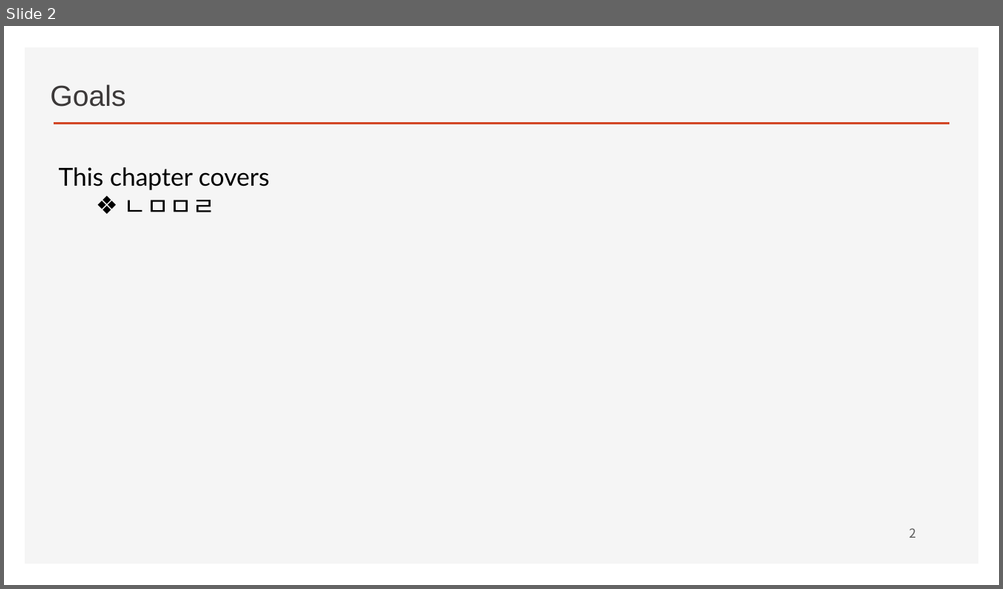
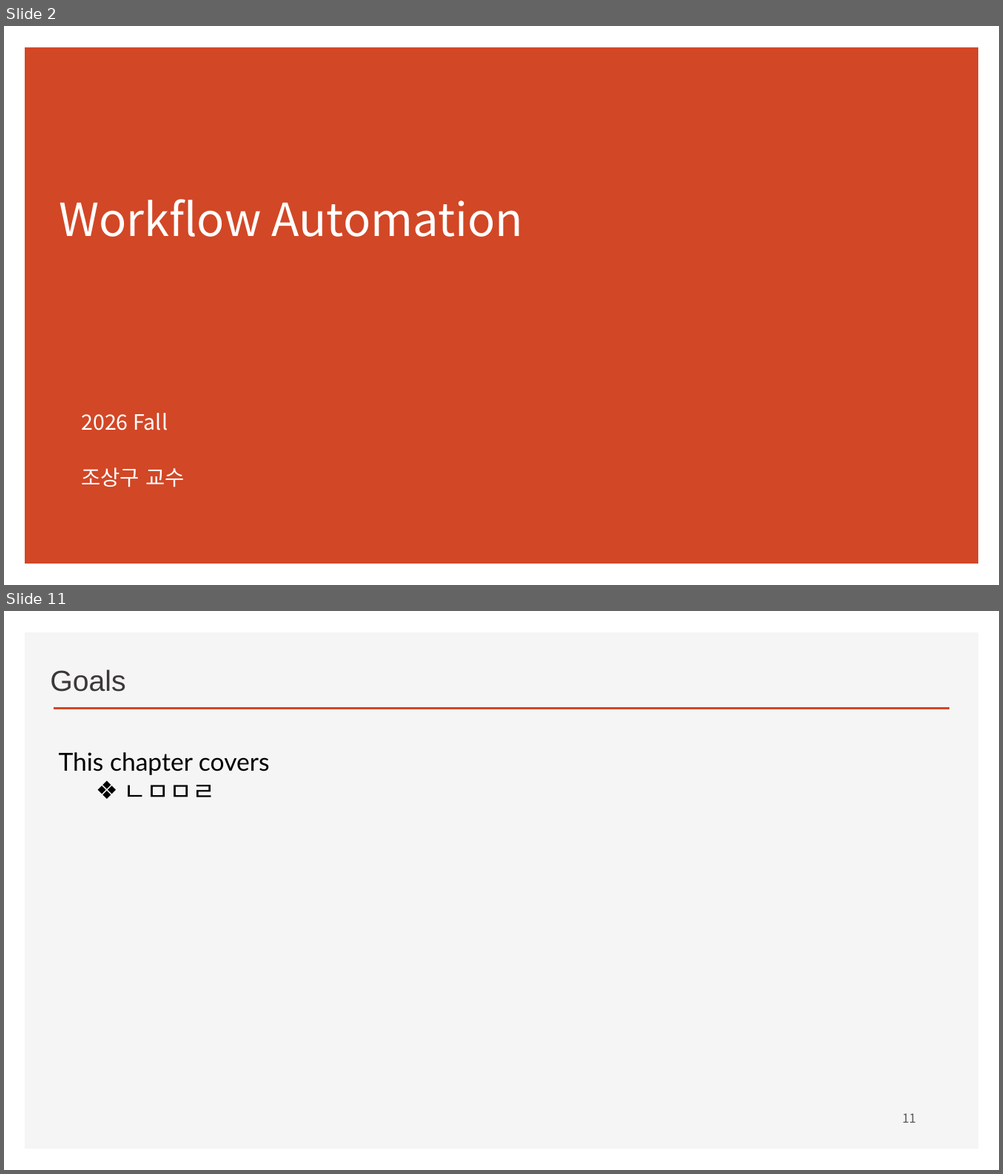
Before and after one commit to ancestor9/2026_Fall_Workflow-with-AI-Agent, a slide deck: 01_Workflow with AI Agent.pptx. Shown one above the other, each under a label of ours: slide 2 before the commit, slides 2 and 11 after it; the slides between them are not shown. The pictures are 1003x589 and 1003x1174 pixels, drawn with LibreOffice and Linux fonts; fonts in the diff are those of the drawing; background and template pictures are left out. Boxes give left, top, right and bottom in pixels: in the first picture for what was removed or moved away, otherwise in the second. Text is boxed around its words. In the diff, an @@ line names an element or a change of style, - is before the commit and + after.

```diff
--- a/01_Workflow with AI Agent.pptx
+++ b/01_Workflow with AI Agent.pptx
@@ slide 2 added at <box>4,26,999,585</box>, background #FFFFFF @@
@@ rectangle added at <box>25,47,979,565</box>, fill #D24726 @@
@@ title added at <box>59,199,523,237</box>, 44 pt, text #FFFFFF @@
+Workflow Automation
@@ text added at <box>81,413,185,488</box>, 20.4 pt, text #FFFFFF @@
+2026 Fall
+조상구 교수
@@ what was slide 2 is now slide 11 @@
@@ page number at <box>902,1113,916,1123</box>: text changed @@
-2
+11
```
Also in this commit, not shown: 1 slide changed, 8 other slides added.
